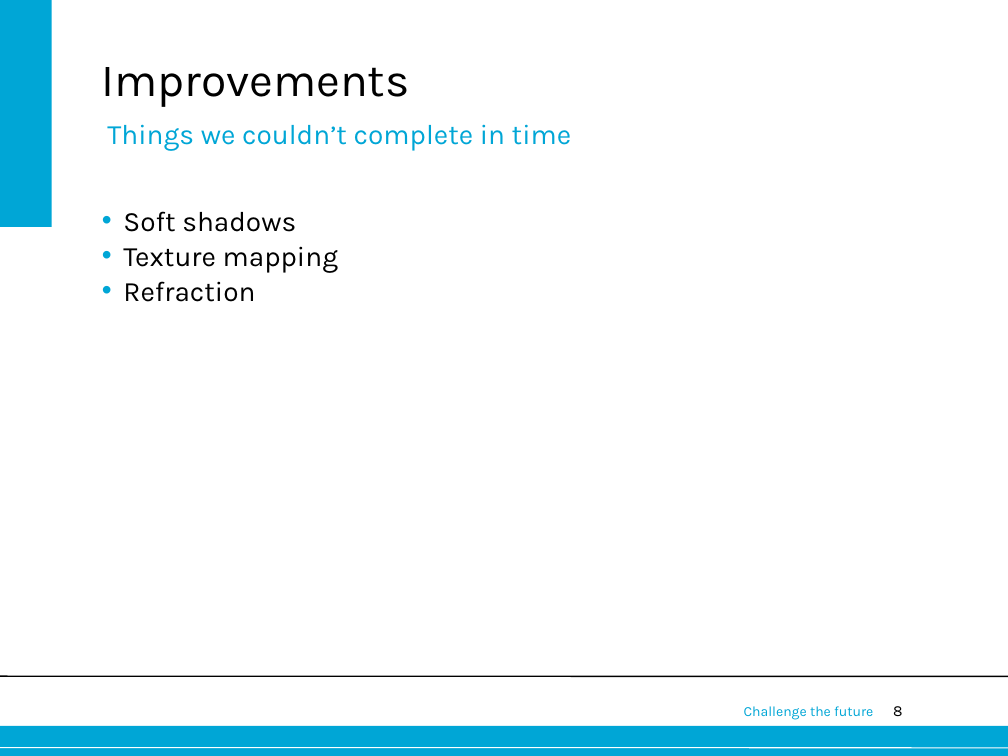
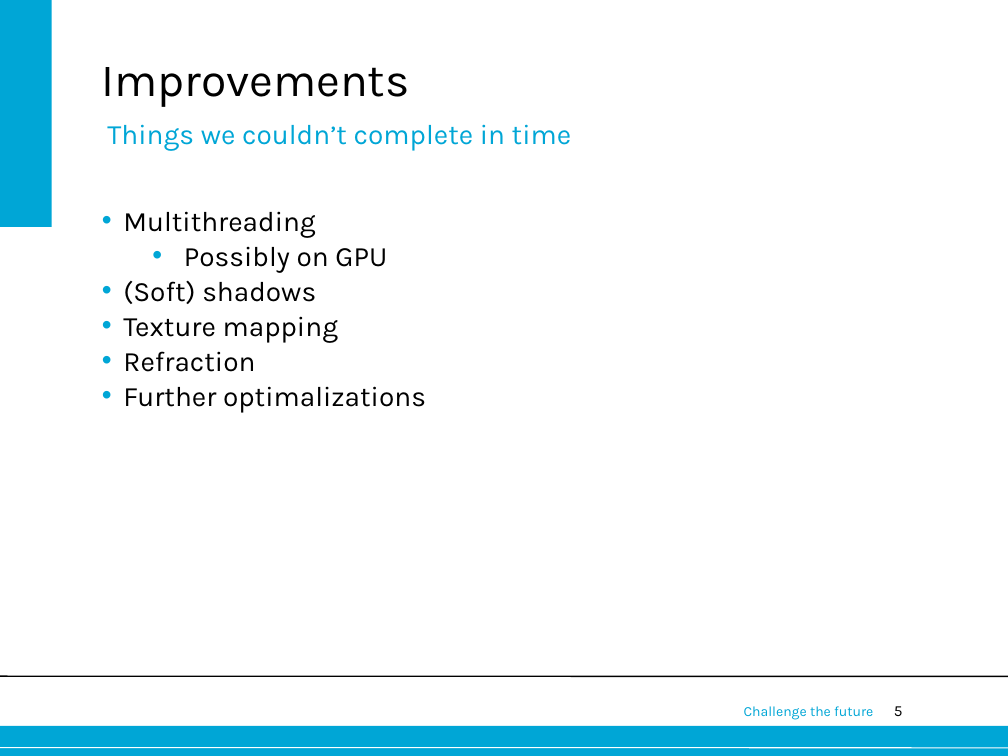
Before and after one commit to Boudewijn26/Computer-Graphics-group-17, a slide deck: slide 5 of docs/Presentation.ppt (slide 8 before the commit). Drawn at 1008x756 pixels with LibreOffice and Linux fonts; fonts in the diff are those of the drawing; background and template pictures are left out. Boxes give left, top, right and bottom in pixels: in the first picture for what was removed or moved away, otherwise in the second. Text is boxed around its words. In the diff, an @@ line names an element or a change of style, - is before the commit and + after.

```diff
--- a/docs/Presentation.ppt
+++ b/docs/Presentation.ppt
@@ text at bbox=[123, 211, 387, 304]: text changed @@
-• Soft shadows
+• Multithreading
+  • Possibly on GPU
+• (Soft) shadows
@@ text at bbox=[123, 386, 426, 413]: paragraph added @@
+• Further optimalizations
@@ page number at bbox=[894, 706, 903, 716]: text changed @@
-8
+5
```
Also in this commit, not shown: 2 other slides changed, 1 slide added, 3 slides removed.
